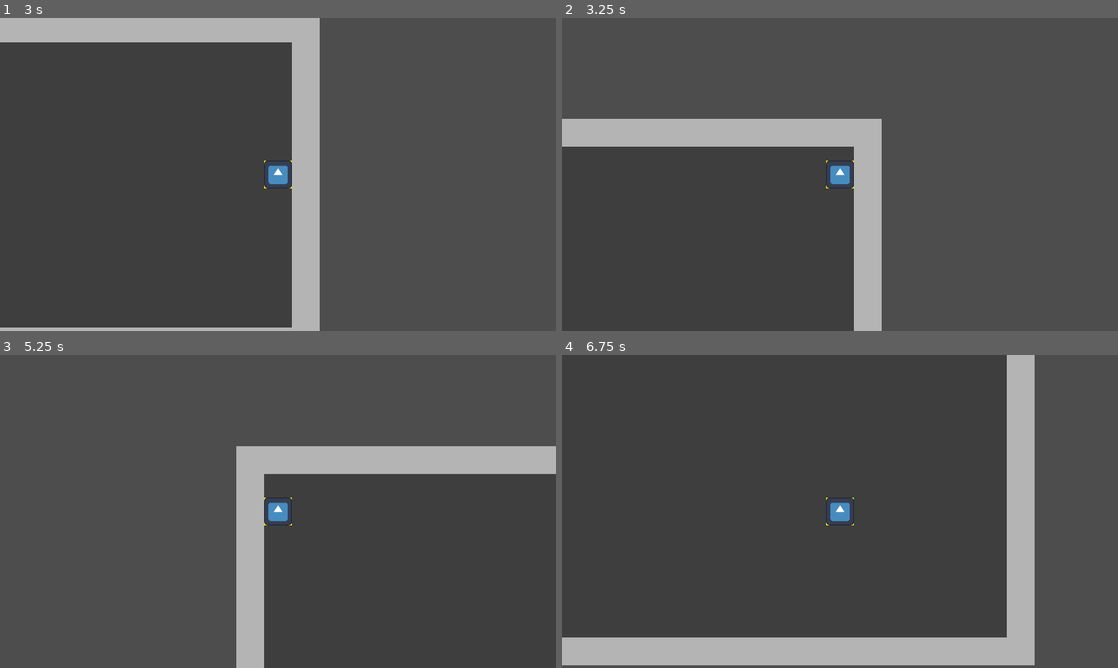
Above: before the commit, frames 1-4 (two rows, left to right).
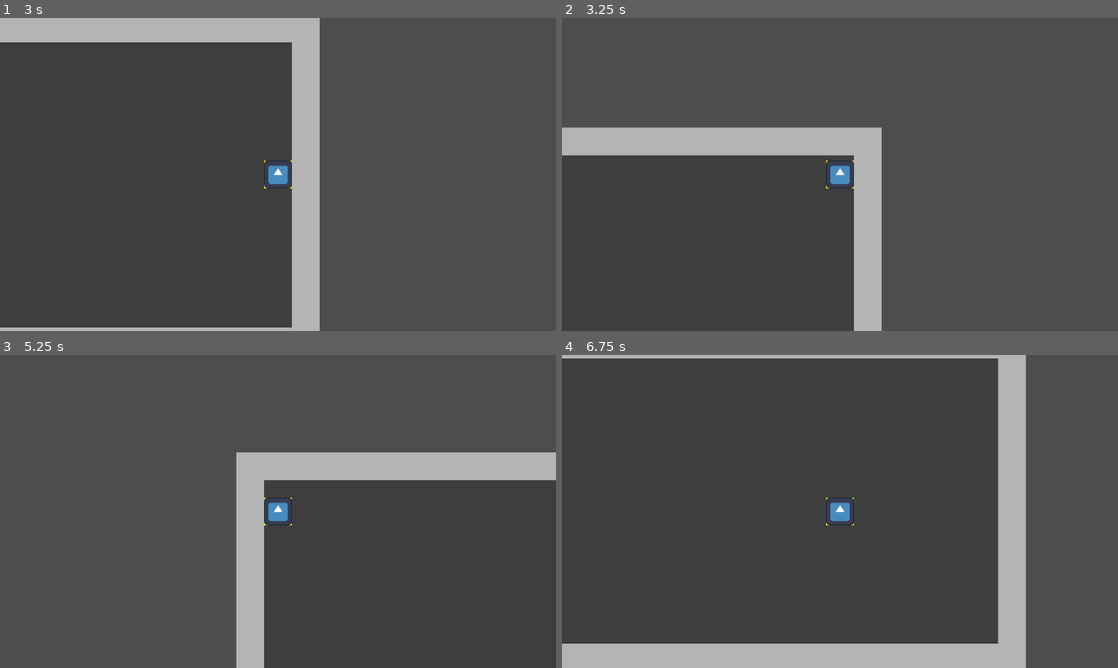
Above: after the commit, the same moments.

Repository: Cedro23/one-step-from-death
Game: Godot game, scene res://main.tscn
Same seed, same stepped clock (60 frames per second), same inputs: the game is played once before the commit and once after it. The engine's default icon, where the game draws it, is replaced by a stand-in: a white triangle on a blue panel in a dark square.
Inputs (mouse positions are in pixels of both pictures, inside the frame that each line leads up to):
- Up to frame 1 (3 s): tap Enter at 0.5, 2.75 s; move the mouse to (400, 158) at 0.52 s; press the mouse at (400, 158) at 0.53 s; hold D (right) 0.53-1.28 s; move the mouse to (166, 190) at 1.27 s; release the mouse at (166, 190) at 1.28 s; hold S (down) 1.28-2.03 s; tap Space (dodge) at 1.35, 2, 2.85 s; move the mouse to (333, 105) at 2.02 s; press the mouse at (333, 105) at 2.03 s; hold D (right) 2.03-2.78 s; move the mouse to (250, 237) at 2.77 s; release the mouse at (250, 237) at 2.78 s; hold W (up) from 2.78 s (still down); click (250, 237) at 2.92 s
- Up to frame 2 (3.25 s): keep holding W (up)
- Up to frame 3 (5.25 s): move the mouse to (444, 558) at 3.52 s; release W (up) at 3.53 s; press the mouse at (444, 558) at 3.53 s; hold A (left) 3.53-5.03 s; move the mouse to (111, 464) at 4.27 s; release the mouse at (111, 464) at 4.28 s; tap Space (dodge) at 4.35, 5 s; move the mouse to (305, 511) at 5.02 s; press the mouse at (305, 511) at 5.03 s; hold S (down) from 5.03 s (still down)
- Up to frame 4 (6.75 s): move the mouse to (756, 433) at 5.77 s; release S (down) at 5.78 s; release the mouse at (756, 433) at 5.78 s; hold D (right) 5.78-6.53 s; tap Space (dodge) at 5.85 s; move the mouse to (962, 495) at 6.52 s; press the mouse at (962, 495) at 6.53 s; hold W (up) from 6.53 s (still down)

Frame 1 is identical in both runs. In frame 2, 3.2% of the frame differs, in the area x 0-58%, y 32-44%; in frame 3, 2.2%; in frame 4, 6.3%, in the area x 0-85%, y 0-100%.

Commit message:
fix: remove hurt_box as a scene

Diff:
--- a/actors/hurt_box.tscn
+++ /dev/null
@@ -1,15 +0,0 @@
-[gd_scene format=3 uid="uid://bro0vt36lef0c"]
-
-[ext_resource type="Script" uid="uid://pwgft0glnqsa" path="res://actors/hurt_box.gd" id="1_6d2hw"]
-
-[sub_resource type="RectangleShape2D" id="RectangleShape2D_h2yge"]
-size = Vector2(10, 10)
-
-[node name="HurtBox" type="Area2D" unique_id=2081374412]
-visible = false
-script = ExtResource("1_6d2hw")
-
-[node name="CollisionShape2D" type="CollisionShape2D" parent="." unique_id=1390039223]
-shape = SubResource("RectangleShape2D_h2yge")
-
-[connection signal="area_entered" from="." to="." method="_on_area_entered"]
--- a/actors/player/player.tscn
+++ b/actors/player/player.tscn
@@ -2,13 +2,16 @@
 
 [ext_resource type="Script" uid="uid://bmxmm8kjvf18m" path="res://actors/player/player.gd" id="1_i3pqv"]
 [ext_resource type="Texture2D" uid="uid://d1ylwiymvmqbq" path="res://icon.svg" id="2_hqtel"]
-[ext_resource type="PackedScene" uid="uid://bro0vt36lef0c" path="res://actors/hurt_box.tscn" id="3_sweqy"]
+[ext_resource type="Script" uid="uid://pwgft0glnqsa" path="res://actors/hurt_box.gd" id="4_lsqbn"]
 
 [sub_resource type="RectangleShape2D" id="RectangleShape2D_0xm2m"]
 size = Vector2(16, 16)
 
 [sub_resource type="RectangleShape2D" id="RectangleShape2D_1bvp3"]
 size = Vector2(8, 8)
+
+[sub_resource type="RectangleShape2D" id="RectangleShape2D_6p1w3"]
+size = Vector2(10, 10)
 
 [node name="Player" type="CharacterBody2D" unique_id=289554604]
 script = ExtResource("1_i3pqv")
@@ -26,8 +29,6 @@
 shape = SubResource("RectangleShape2D_0xm2m")
 debug_color = Color(0.9627338, 0.87821406, 1.1551381e-06, 0.5411765)
 
-[node name="HurtBox" parent="." unique_id=2081374412 instance=ExtResource("3_sweqy")]
-
 [node name="AttackHitBox" type="Area2D" parent="." unique_id=998222026 groups=["hitbox"]]
 position = Vector2(-16, -12)
 
@@ -42,14 +43,21 @@
 [node name="Camera2D" type="Camera2D" parent="." unique_id=402713593]
 
 [node name="RollTimer" type="Timer" parent="." unique_id=180613411]
-wait_time = 0.15
+wait_time = 0.175
 one_shot = true
 
 [node name="RollCooldownTimer" type="Timer" parent="." unique_id=1452363848]
 wait_time = 0.6
 one_shot = true
 
-[connection signal="hit" from="HurtBox" to="." method="_on_hurt_box_hit"]
+[node name="HurtBox" type="Area2D" parent="." unique_id=1839867749]
+script = ExtResource("4_lsqbn")
+
+[node name="CollisionShape2D" type="CollisionShape2D" parent="HurtBox" unique_id=169376859]
+shape = SubResource("RectangleShape2D_6p1w3")
+
 [connection signal="timeout" from="AttackHitBox/Timer" to="." method="_on_attack_timer_timeout"]
 [connection signal="timeout" from="RollTimer" to="." method="_on_roll_timer_timeout"]
 [connection signal="timeout" from="RollCooldownTimer" to="." method="_on_roll_cooldown_timer_timeout"]
+[connection signal="area_entered" from="HurtBox" to="HurtBox" method="_on_area_entered"]
+[connection signal="hit" from="HurtBox" to="." method="_on_hurt_box_hit"]
--- a/main.tscn
+++ b/main.tscn
@@ -9,6 +9,16 @@
 size = Vector2(16, 196)
 
 [sub_resource type="RectangleShape2D" id="RectangleShape2D_0xm2m"]
+
+[sub_resource type="RectangleShape2D" id="RectangleShape2D_h2yge"]
+size = Vector2(16, 16)
+
+[sub_resource type="CapsuleShape2D" id="CapsuleShape2D_ig7tw"]
+radius = 5.0
+height = 16.0
+
+[sub_resource type="CircleShape2D" id="CircleShape2D_h2yge"]
+radius = 30.0
 
 [node name="Main" type="Node2D" unique_id=414262619]
 
@@ -70,3 +80,24 @@
 [node name="CollisionShape2D" type="CollisionShape2D" parent="DebugTestArea2D" unique_id=1229185424]
 shape = SubResource("RectangleShape2D_0xm2m")
 debug_color = Color(1, 0, 0, 0.41960785)
+
+[node name="Shambler" type="CharacterBody2D" parent="." unique_id=1100606613]
+position = Vector2(84, 88)
+
+[node name="Polygon2D" type="Polygon2D" parent="Shambler" unique_id=159902284]
+
+[node name="CollisionShape2D" type="CollisionShape2D" parent="Shambler" unique_id=37005254]
+shape = SubResource("RectangleShape2D_h2yge")
+disabled = true
+debug_color = Color(1, 0.016008649, 0.024270412, 0.41960785)
+
+[node name="Hitbox" type="Area2D" parent="Shambler" unique_id=141538727]
+
+[node name="CollisionShape2D" type="CollisionShape2D" parent="Shambler/Hitbox" unique_id=919024560]
+shape = SubResource("CapsuleShape2D_ig7tw")
+
+[node name="DetectionRadius" type="Area2D" parent="Shambler" unique_id=2006990888]
+
+[node name="CollisionShape2D" type="CollisionShape2D" parent="Shambler/DetectionRadius" unique_id=2036814105]
+shape = SubResource("CircleShape2D_h2yge")
+debug_color = Color(0.6560983, 0.5145824, 0, 0.21960784)
